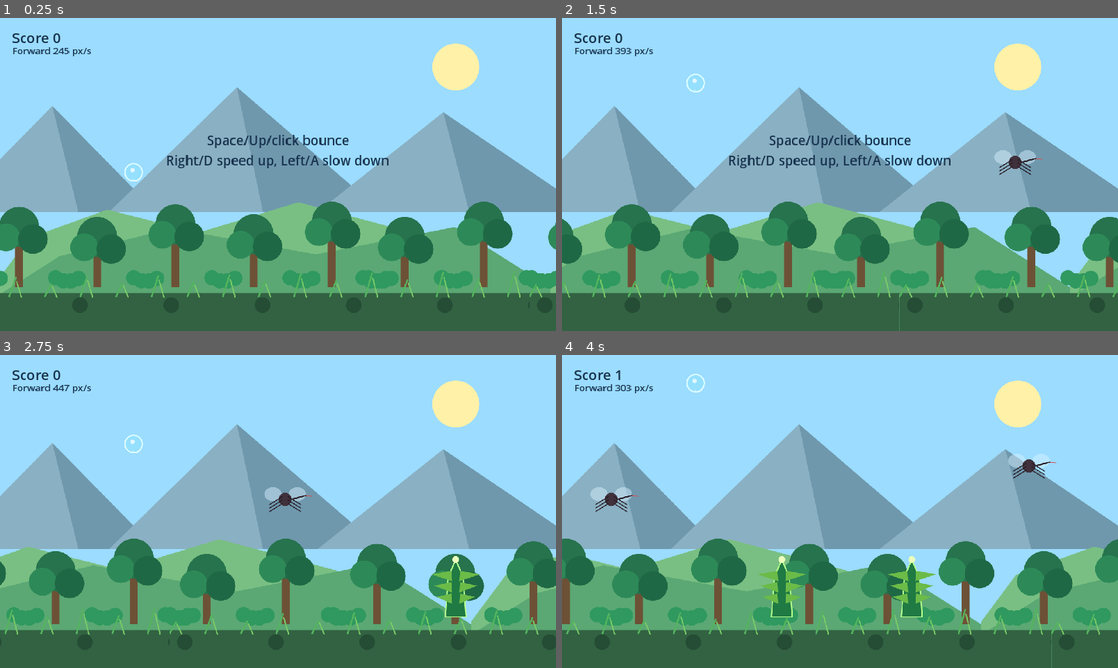
Above: before the commit, frames 1-4 (two rows, left to right).
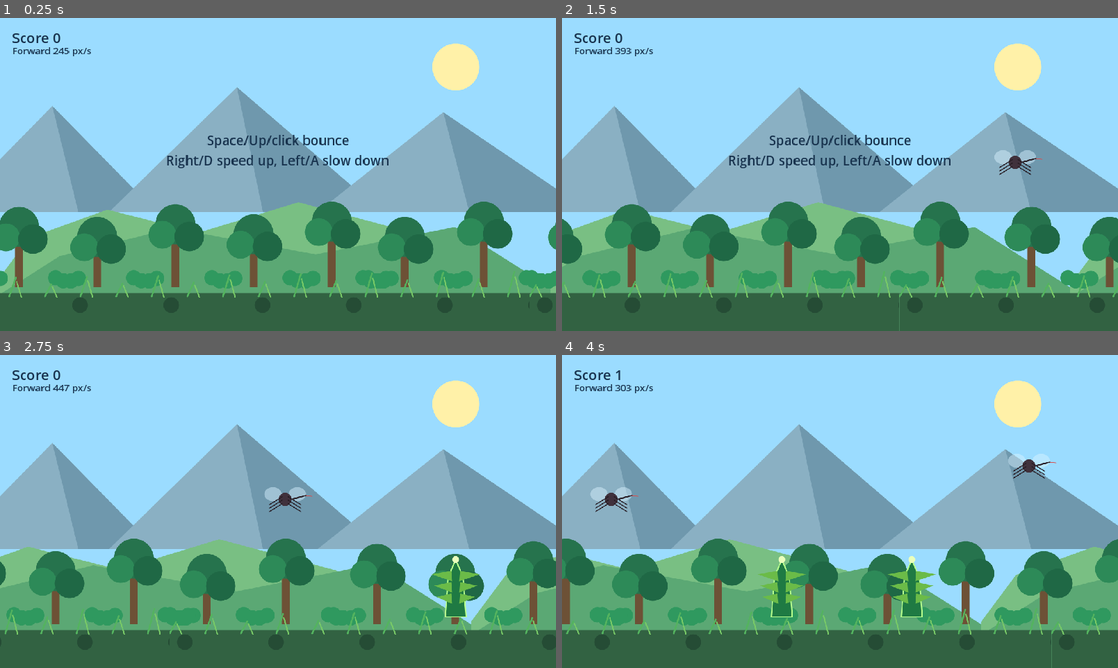
Above: after the commit, the same moments.

Repository: steinshuh/BubbleBriar
Game: Godot game, scene res://scenes/Main.tscn
The game is run twice, just before and just after one commit, with the same random seed, the same clock (stepped at 60 frames per second) and the same inputs.
Inputs:
- Up to frame 1 (0.25 s): no input
- Up to frame 2 (1.5 s): tap Enter (ui_accept) at 0.5, 0.77, 1.07 s; hold Right 0.53-1.28 s; tap Space (bounce) at 0.6, 1.35 s; hold Left from 1.28 s (still down)
- Up to frame 3 (2.75 s): tap Enter (ui_accept) at 1.52, 1.82 s; release Left at 2.03 s; hold Right from 2.03 s (still down); tap Space (bounce) at 2.1 s
- Up to frame 4 (4 s): tap Space (bounce) at 2.85, 3.6 s; tap Enter (ui_accept) at 3.02, 3.32, 3.77 s; release Right at 3.53 s; hold Left from 3.53 s (still down)

The runs differ from the first frame. In frame 1, less than 0.1% of the frame differs, in the area x 22-26%, y 46-53%; in frame 2, less than 0.1%; in frame 3, less than 0.1%; in frame 4, less than 0.1%, in the area x 22-26%, y 6-12%.

Commit message:
Instance bubble in main scene

Diff:
--- a/scenes/Main.tscn
+++ b/scenes/Main.tscn
@@ -1,6 +1,9 @@
-[gd_scene load_steps=2 format=3 uid="uid://bubblebriar_main"]
+[gd_scene load_steps=3 format=3 uid="uid://bubblebriar_main"]
 
 [ext_resource type="Script" path="res://scripts/main.gd" id="1_main"]
+[ext_resource type="PackedScene" path="res://scenes/Bubble.tscn" id="2_bubble"]
 
 [node name="Main" type="Node2D"]
 script = ExtResource("1_main")
+
+[node name="Bubble" parent="." instance=ExtResource("2_bubble")]
--- a/scripts/main.gd
+++ b/scripts/main.gd
@@ -5,8 +5,7 @@
 # preload() loads another script before the game starts using it.
 # This constant lets us create new background layer objects in code.
 const BackgroundLayer := preload("res://scripts/background_layer.gd")
-# These constants preload reusable scenes that already contain their scripts and collision shapes.
-const BubbleScene := preload("res://scenes/Bubble.tscn")
+# These constants preload reusable obstacle scenes that are spawned during gameplay.
 const MosquitoScene := preload("res://scenes/Mosquito.tscn")
 const SharpPlantScene := preload("res://scenes/SharpPlant.tscn")
 
@@ -29,8 +28,8 @@
 # viewport_size stores the current window/game area size.
 # The default value is only a fallback before _ready() reads the real viewport size.
 var viewport_size := Vector2(1280, 720)
-# bubble will point to the player's Bubble node after _build_world() creates it.
-var bubble: CharacterBody2D
+# bubble points to the Bubble scene instance placed directly in Main.tscn.
+@onready var bubble: CharacterBody2D = $Bubble
 # background_layers stores the four parallax layer nodes so their speed can be updated.
 var background_layers: Array[Node2D] = []
 # current_scroll_speed is the player's effective horizontal speed through the world.
@@ -66,7 +65,7 @@
 	viewport_size = get_viewport_rect().size
 	# Connect Godot's size_changed signal to our function so the UI adapts when the window resizes.
 	get_viewport().size_changed.connect(_on_viewport_size_changed)
-	# Create and add the parallax background layers and the player bubble.
+	# Create and add the parallax background layers.
 	_build_world()
 	# Create and add the score, speed, and prompt UI labels.
 	_build_ui()
@@ -152,7 +151,7 @@
 	# Show the actual continual forward speed after temporary Left/Right adjustment.
 	speed_label.text = "Forward %.0f px/s" % current_scroll_speed
 
-# _build_world() creates the gameplay objects that are not already placed in Main.tscn.
+# _build_world() creates gameplay objects that are still generated from code.
 func _build_world() -> void:
 	# Each item has two values: the layer type and its notional distance in feet.
 	# These feet values are reversed from the old speed factors using feet = 1 / factor:
@@ -173,14 +172,10 @@
 		# Add the layer to the scene so Godot processes and draws it.
 		add_child(layer)
 
-	# Create the player bubble node from the preloaded Bubble scene.
-	bubble = BubbleScene.instantiate()
-	# Reset the bubble's position, velocity, and alive state.
+	# The Bubble node is already instanced in Main.tscn, so this script only connects and resets it.
 	bubble.setup(viewport_size)
 	# Connect the bubble's popped signal to our game-over function.
 	bubble.popped.connect(_on_bubble_popped)
-	# Add the bubble after the backgrounds so it draws in front of them.
-	add_child(bubble)
 
 # _build_ui() creates labels for score, speed, instructions, and game-over text.
 func _build_ui() -> void:
Not shown, changed: README.md
